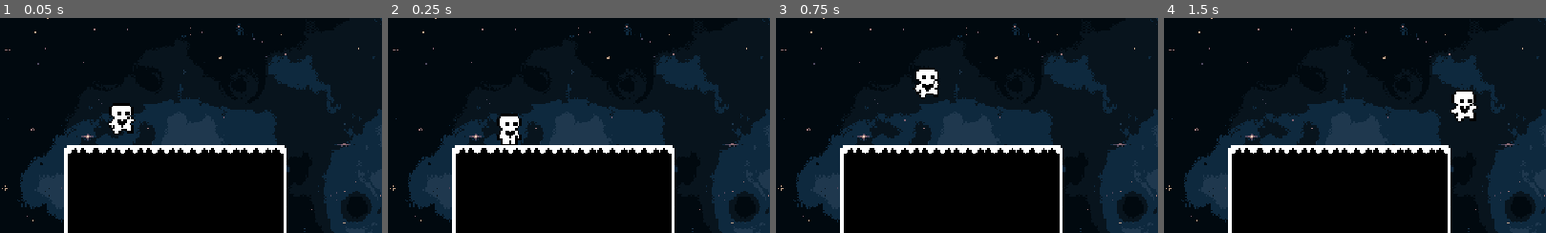
Above: before the commit, frames 1-4 (left to right).
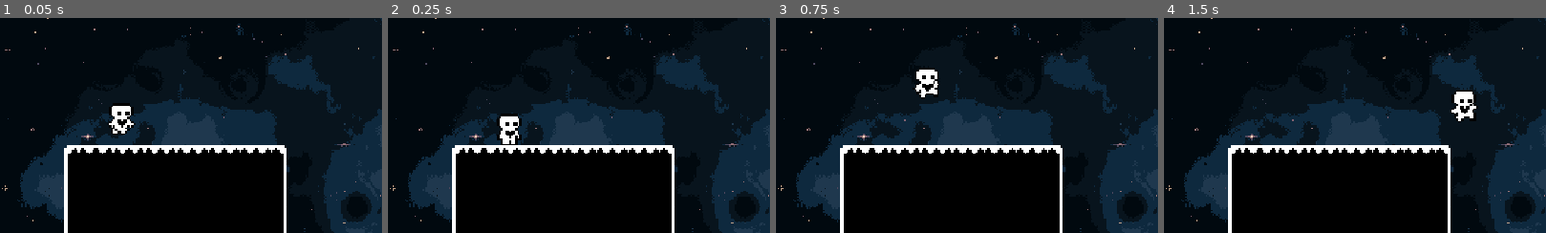
Above: after the commit, the same moments.

Repository: vickraz/Platformer-genomg-ngar-ht25
Game: Godot game, scene res://Scenes/test_level.tscn
Same seed, same stepped clock (60 frames per second), same inputs: the game is played once before the commit and once after it.
Inputs:
- Up to frame 1 (0.05 s): no input
- Up to frame 2 (0.25 s): no input
- Up to frame 3 (0.75 s): tap Enter at 0.5 s; hold D (move right) from 0.53 s (still down); tap Space (jump) at 0.6 s
- Up to frame 4 (1.5 s): keep holding D (move right); tap Space (jump) at 0.77, 1.07, 1.35 s
The pictures show only the part of the screen within x 0-50%, y 30-80%; the shares and areas given below are measured in that part.

The runs differ from the first frame. In frame 1, 0.2% of the frame differs, in the area x 29-36%, y 45-55%; in frame 2, nothing differs; in frame 3, nothing differs; in frame 4, nothing differs.

Commit message:
edge movement added

Diff:
--- a/platformer-genomgångar/Scenes/player.gd
+++ b/platformer-genomgångar/Scenes/player.gd
@@ -10,11 +10,13 @@
 var state = IDLE
 var want_to_jump: bool = false
 var jump_buffer: float = 0.0
+var edge_input_x: float = 0.0
 
 @onready var sprite: Sprite2D = $Sprite2D
 @onready var anim: AnimationPlayer = $AnimationPlayer
-
-
+@onready var left_ray: RayCast2D = $LeftRay
+@onready var right_ray: RayCast2D = $RightRay
+@onready var edge_timer: Timer = $EdgeStateTimer
 
 ############### GAME LOOP ##############################
 func _physics_process(delta: float) -> void:
@@ -32,13 +34,23 @@
 
 ############### GENERAL HELP FUNCTIONS ########################
 func _movement(delta: float, input_x: float) -> void:
-	if input_x != 0:
-		velocity.x =  move_toward(velocity.x, input_x*MAX_SPEED, ACC*delta)
+	if up_direction.is_equal_approx(Vector2.UP) or up_direction.is_equal_approx(Vector2.DOWN):
+		if input_x != 0:
+			velocity.x =  move_toward(velocity.x, input_x*MAX_SPEED*(-sin(up_direction.angle())), ACC*delta)
+		else:
+			velocity.x = move_toward(velocity.x, 0, ACC*delta)
+
+		velocity.y += -up_direction.y * GRAVITY * delta
+		apply_floor_snap()
+		move_and_slide()
 	else:
-		velocity.x = move_toward(velocity.x, 0, ACC*delta)
-	velocity.y += GRAVITY * delta
-
-	move_and_slide()
+		if input_x != 0:
+			velocity.y =  move_toward(velocity.y, input_x*MAX_SPEED*(cos(up_direction.angle())), ACC*delta)
+		else:
+			velocity.y = move_toward(velocity.y, 0, ACC*delta)
+		velocity.x += -up_direction.x * GRAVITY * delta
+		apply_floor_snap()
+		move_and_slide()
 
 func _update_direction(input_x: float) -> void:
 	if input_x > 0:
@@ -52,7 +64,12 @@
 Detta med hjälp av Raycasts (LeftRay och RightRay)
 """
 func _on_edge() -> String:
-	return ""
+	if left_ray.is_colliding() and not right_ray.is_colliding():
+		return "right"
+	elif not left_ray.is_colliding() and right_ray.is_colliding():
+		return "left"
+	else:
+		return ""
 
 
 ############### STATE FUNCTIONS ########################
@@ -65,9 +82,12 @@
 	#2
 	_movement(delta, input_x)
 	#3
-	if not is_on_floor():
-		_enter_air_state(false)
-	elif velocity.length() > 0:
+	var edge = _on_edge()
+	if not is_on_floor() and edge == "left" and state != AIR:
+		_enter_edge_state("left")
+	elif not is_on_floor() and edge == "right" and state != AIR:
+		_enter_edge_state("right")
+	elif velocity.length() > 0 and state != AIR:
 		_enter_walk_state()
 
 func _walk_state(delta: float) -> void:
@@ -79,10 +99,13 @@
 	#2
 	_movement(delta, input_x)
 	#3
-	if velocity.length() == 0:
+	var edge = _on_edge()
+	if not is_on_floor() and edge == "left" and state != AIR:
+		_enter_edge_state("left")
+	elif not is_on_floor() and edge == "right" and state != AIR:
+		_enter_edge_state("right")
+	elif velocity.length() == 0:
 		_enter_idle_state()
-	elif not is_on_floor():
-		_enter_air_state(false)
 
 func _air_state(delta: float) -> void:
 	#1
@@ -108,7 +131,7 @@
 
 
 func _edge_state(delta: float) -> void:
-	pass
+	_movement(delta, edge_input_x)
 
 func _dead_state(delta: float) -> void:
 	pass
@@ -128,10 +151,28 @@
 	want_to_jump = false
 	jump_buffer = 0.0
 	if jumping:
-		velocity.y = -JUMP_VELOCITY
+		velocity += up_direction*JUMP_VELOCITY
 
 func _enter_edge_state(rotation_direction: String):
-	pass
+	state = EDGE
+	floor_snap_length = 50
+	edge_timer.start()
+	var tween = get_tree().create_tween()
+	if rotation_direction == "left":
+		edge_input_x = -1
+		up_direction = up_direction.rotated(-PI/2)
+		tween.tween_property(self, "rotation", rotation - PI/2, 0.1)
+	else:
+		edge_input_x = 1
+		up_direction = up_direction.rotated(PI/2)
+		tween.tween_property(self, "rotation", rotation + PI/2, 0.1)
 
 func _enter_dead_state():
 	pass
+
+
+################## SIGNALS #############################
+
+func _on_edge_state_timer_timeout() -> void:
+	_enter_walk_state()
+	floor_snap_length = 5
--- a/platformer-genomgångar/Scenes/player.tscn
+++ b/platformer-genomgångar/Scenes/player.tscn
@@ -5,6 +5,23 @@
 
 [sub_resource type="CapsuleShape2D" id="CapsuleShape2D_v0iea"]
 height = 44.0
+
+[sub_resource type="Animation" id="Animation_fkybt"]
+resource_name = "Air"
+length = 0.1
+step = 0.1
+tracks/0/type = "value"
+tracks/0/imported = false
+tracks/0/enabled = true
+tracks/0/path = NodePath("Sprite2D:frame")
+tracks/0/interp = 1
+tracks/0/loop_wrap = true
+tracks/0/keys = {
+"times": PackedFloat32Array(0),
+"transitions": PackedFloat32Array(1),
+"update": 1,
+"values": [6]
+}
 
 [sub_resource type="Animation" id="Animation_cvnsp"]
 resource_name = "Idle"
@@ -20,6 +37,21 @@
 "transitions": PackedFloat32Array(1),
 "update": 1,
 "values": [0]
+}
+
+[sub_resource type="Animation" id="Animation_vgqql"]
+length = 0.001
+tracks/0/type = "value"
+tracks/0/imported = false
+tracks/0/enabled = true
+tracks/0/path = NodePath("Sprite2D:frame")
+tracks/0/interp = 1
+tracks/0/loop_wrap = true
+tracks/0/keys = {
+"times": PackedFloat32Array(0),
+"transitions": PackedFloat32Array(1),
+"update": 1,
+"values": [2]
 }
 
 [sub_resource type="Animation" id="Animation_6t5aa"]
@@ -38,38 +70,6 @@
 "transitions": PackedFloat32Array(1, 1, 1, 1, 1),
 "update": 1,
 "values": [1, 2, 3, 4, 5]
-}
-
-[sub_resource type="Animation" id="Animation_vgqql"]
-length = 0.001
-tracks/0/type = "value"
-tracks/0/imported = false
-tracks/0/enabled = true
-tracks/0/path = NodePath("Sprite2D:frame")
-tracks/0/interp = 1
-tracks/0/loop_wrap = true
-tracks/0/keys = {
-"times": PackedFloat32Array(0),
-"transitions": PackedFloat32Array(1),
-"update": 1,
-"values": [2]
-}
-
-[sub_resource type="Animation" id="Animation_fkybt"]
-resource_name = "Air"
-length = 0.1
-step = 0.1
-tracks/0/type = "value"
-tracks/0/imported = false
-tracks/0/enabled = true
-tracks/0/path = NodePath("Sprite2D:frame")
-tracks/0/interp = 1
-tracks/0/loop_wrap = true
-tracks/0/keys = {
-"times": PackedFloat32Array(0),
-"transitions": PackedFloat32Array(1),
-"update": 1,
-"values": [6]
 }
 
 [sub_resource type="AnimationLibrary" id="AnimationLibrary_6t5aa"]
@@ -100,7 +100,15 @@
 }
 
 [node name="LeftRay" type="RayCast2D" parent="."]
-position = Vector2(-12, -5)
+position = Vector2(-11, -5)
+target_position = Vector2(0, 25)
 
 [node name="RightRay" type="RayCast2D" parent="."]
-position = Vector2(13, -5)
+position = Vector2(11, -5)
+target_position = Vector2(0, 25)
+
+[node name="EdgeStateTimer" type="Timer" parent="."]
+wait_time = 0.1
+one_shot = true
+
+[connection signal="timeout" from="EdgeStateTimer" to="." method="_on_edge_state_timer_timeout"]
